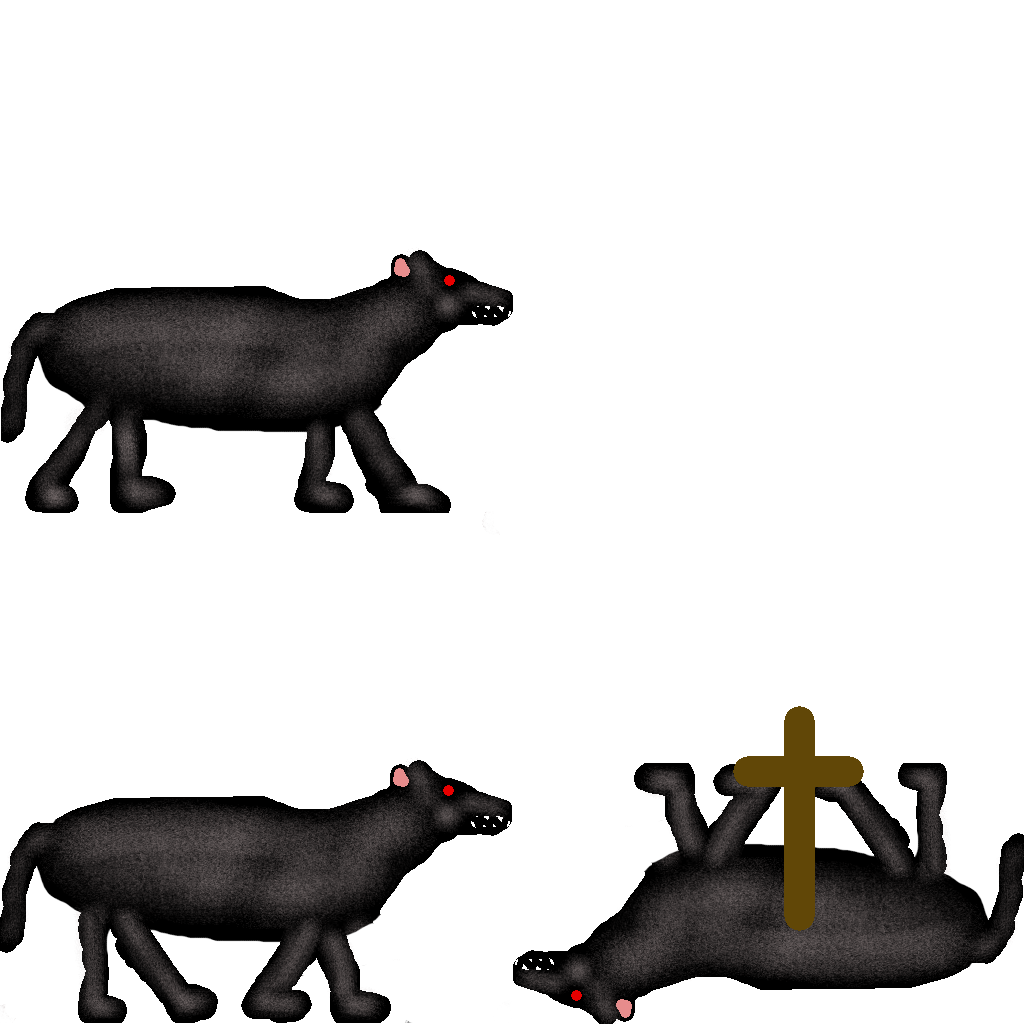
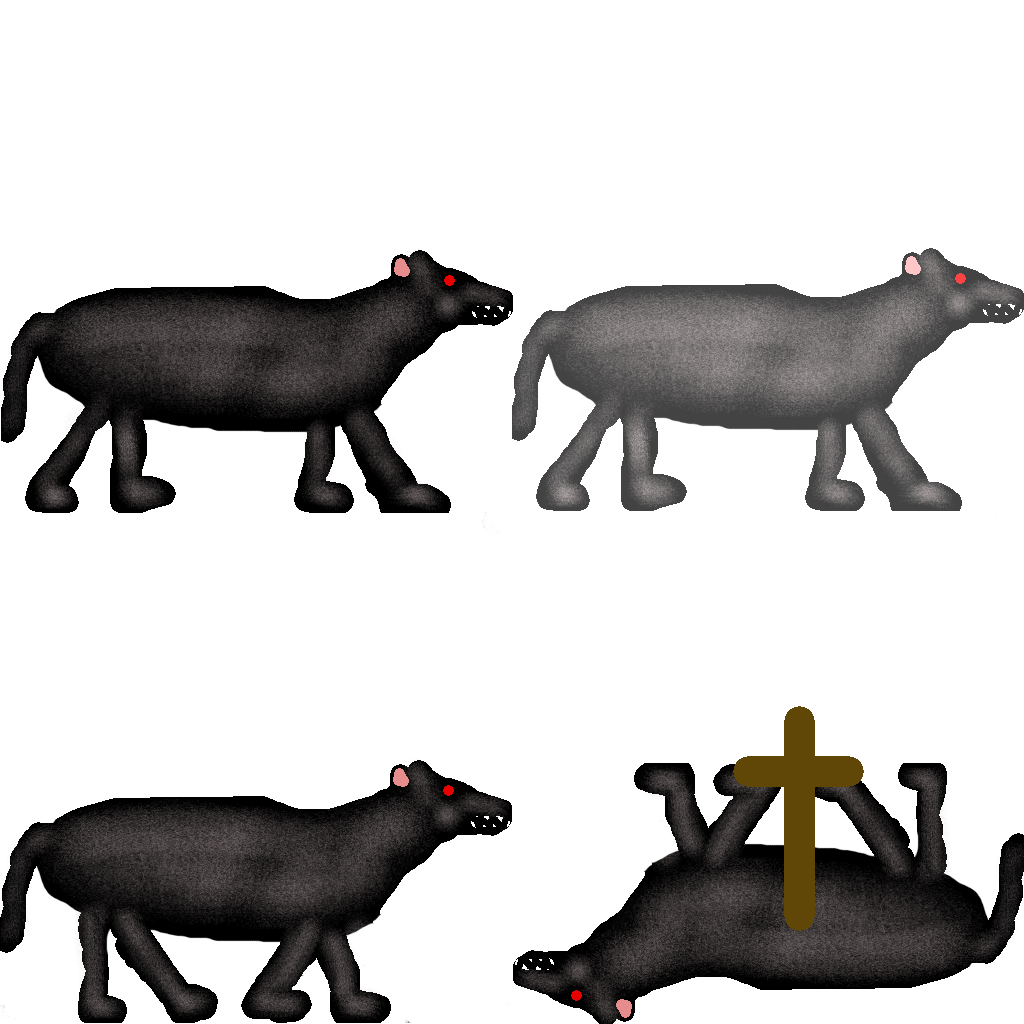
Comparing the layer stacks of the two w=1024, h=1024 images. Changes:
added layer "Pasted Layer" above "wolf.png" over left=512, top=246, right=1024, bottom=519
